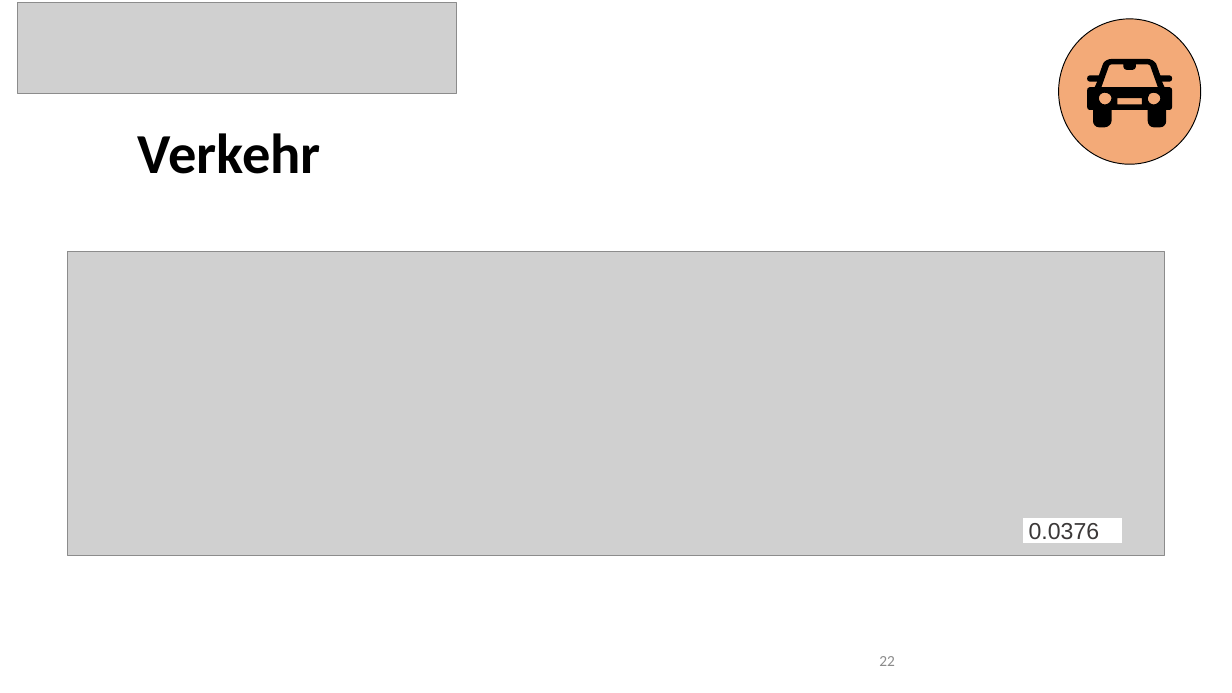
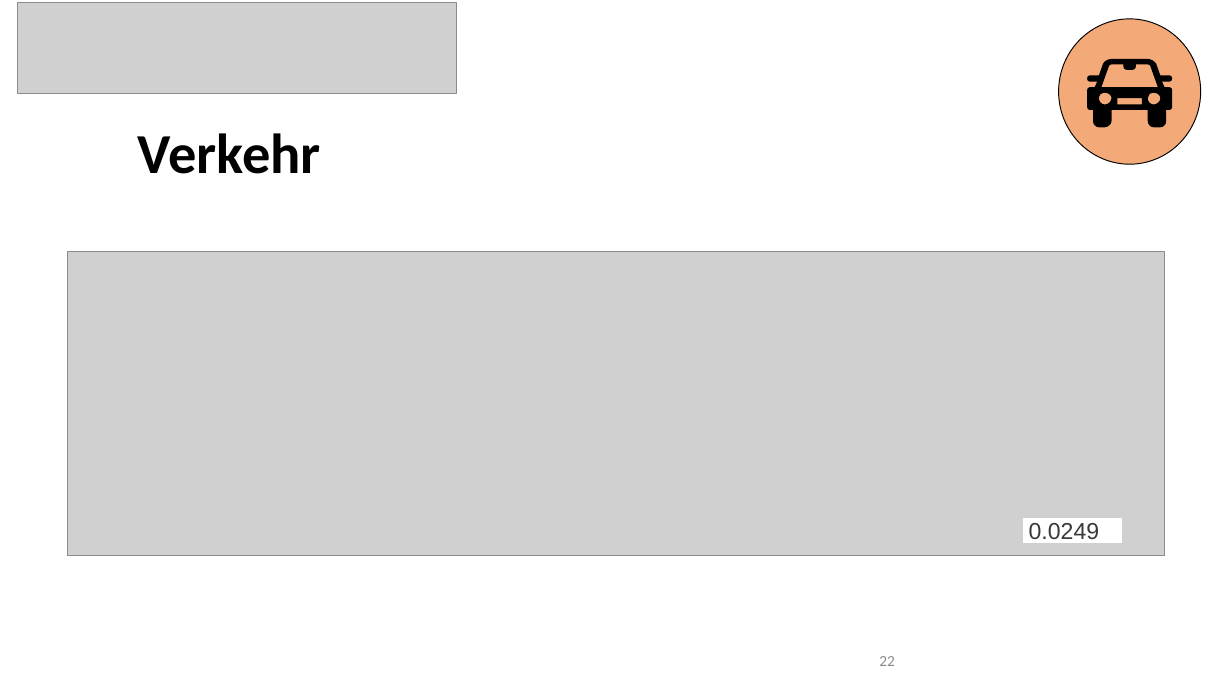
Before and after one commit to 7ben18/FHNW_Steinschlagrisiko, a slide deck: slide 22 of Praesentation/Steinschlagrisiko_Präsentation.pptx. Drawn at 1232x693 pixels with LibreOffice and Linux fonts; fonts in the diff are those of the drawing; grey boxes stand for pictures. Boxes give left, top, right and bottom in pixels: in the first picture for what was removed or moved away, otherwise in the second. Text is boxed around its words. In the diff, an @@ line names an element or a change of style, - is before the commit and + after.

```diff
--- a/Praesentation/Steinschlagrisiko_Präsentation.pptx
+++ b/Praesentation/Steinschlagrisiko_Präsentation.pptx
@@ text at box(1029, 523, 1100, 545): text changed @@
-0.0376
+0.0249
```
Also in this commit, not shown: 4 other slides changed, 1 other file.
